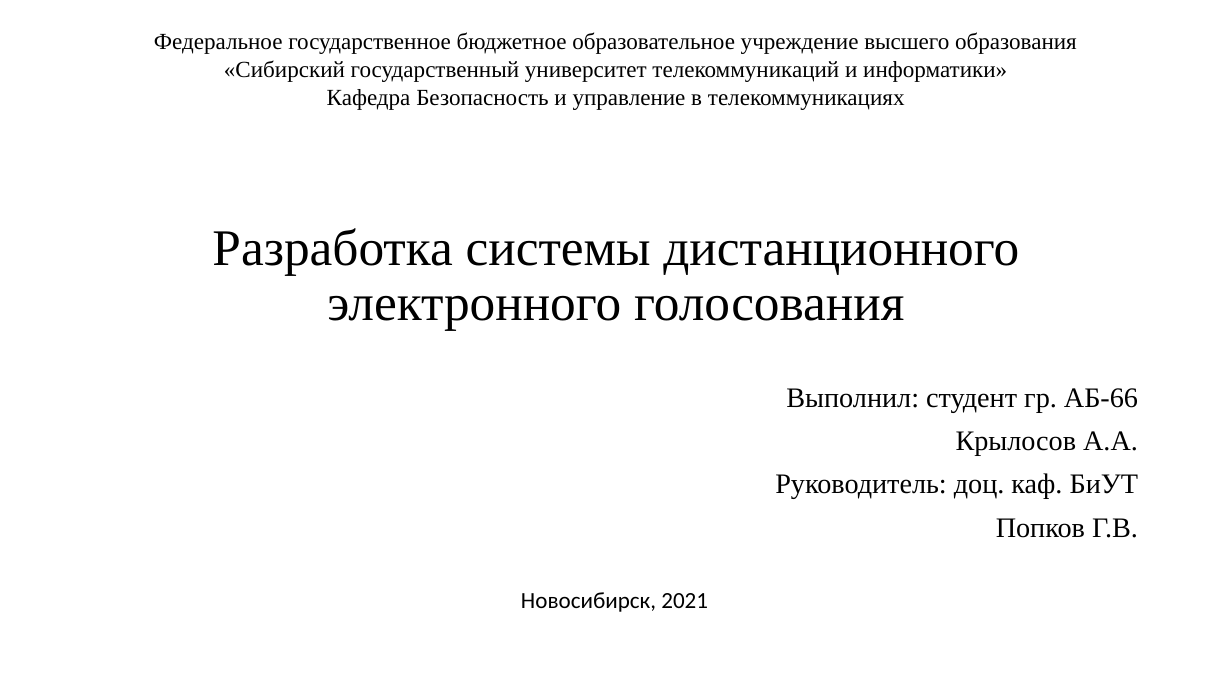
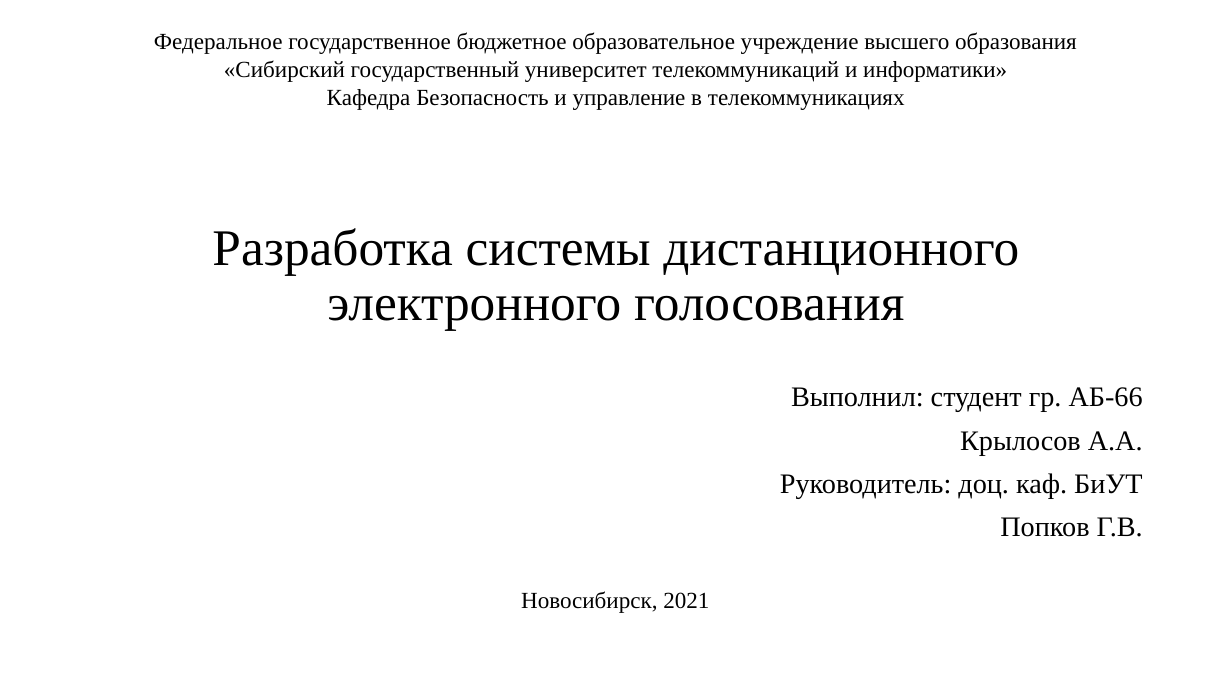
Before and after one commit to raldenprog/electronic_vote, a slide deck: slide 1 of documentation/Диплом ДЭГ.pptx. Drawn at 1232x693 pixels with LibreOffice and Linux fonts; fonts in the diff are those of the drawing. Boxes give left, top, right and bottom in pixels: in the first picture for what was removed or moved away, otherwise in the second. Text is boxed around its words. In the diff, an @@ line names an element or a change of style, - is before the commit and + after.

```diff
--- a/documentation/Диплом ДЭГ.pptx
+++ b/documentation/Диплом ДЭГ.pptx
@@ subtitle "Выполнил: студент гр. АБ-66": place and size @@
-subtitle "Выполнил: студент гр. АБ-66" at <box>775,388,1138,538</box>
+subtitle "Выполнил: студент гр. АБ-66" at <box>780,387,1143,537</box>
@@ text "Новосибирск, 2021" at <box>521,591,709,613</box>: font Calibri to Times New Roman @@
```
Also in this commit, not shown: 13 other slides changed, 9 slides added, 2 slides removed, 11 other files.
